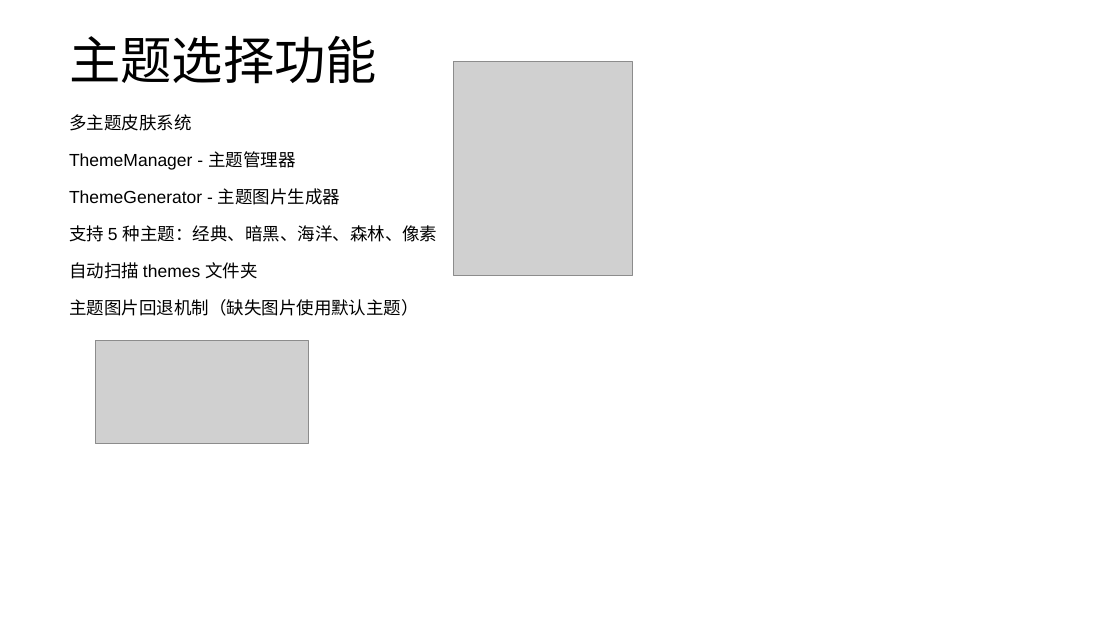
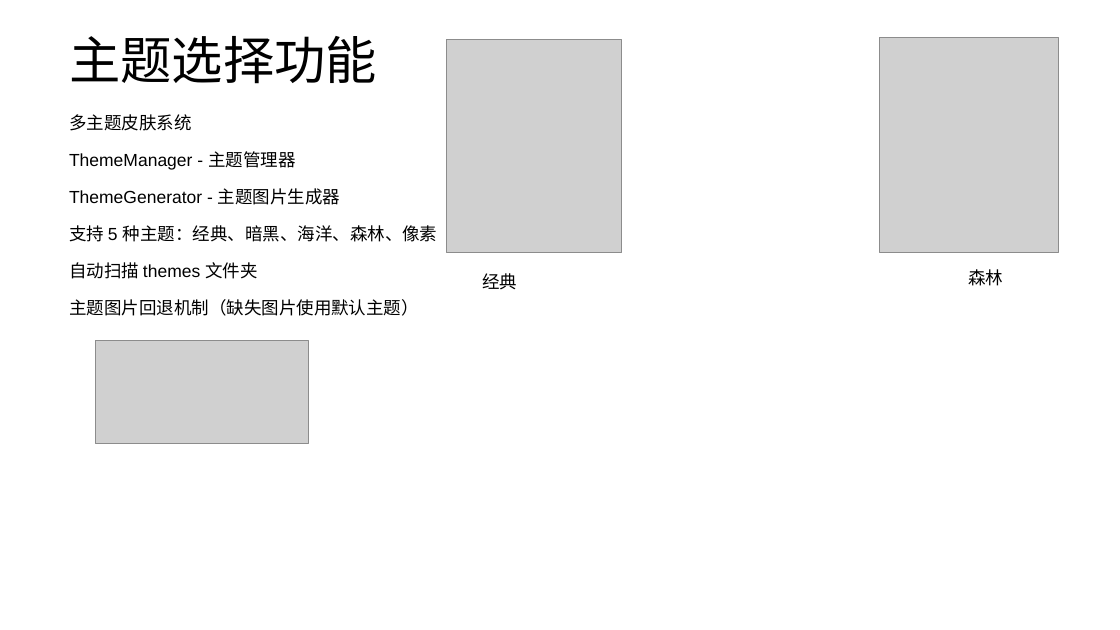
Before and after one commit to wzc506/mineswapper, a slide deck: slide 21 of uml.pptx (slide 19 before the commit). Drawn at 1120x630 pixels with LibreOffice and Linux fonts; fonts in the diff are those of the drawing; grey boxes stand for pictures. Boxes give left, top, right and bottom in pixels: in the first picture for what was removed or moved away, otherwise in the second. Text is boxed around its words. In the diff, an @@ line names an element or a change of style, - is before the commit and + after.

```diff
--- a/uml.pptx
+++ b/uml.pptx
@@ picture added at (447, 39, 622, 253) @@
@@ picture: place and size @@
-picture at (454, 61, 633, 276)
+picture at (880, 38, 1059, 252)
@@ text added at (969, 269, 1004, 286), 15 pt, text #000000 @@
+森林
@@ text added at (482, 273, 517, 289), 15 pt, text #000000 @@
+经典
```
Also in this commit, not shown: 3 slides added, 5 other files.
